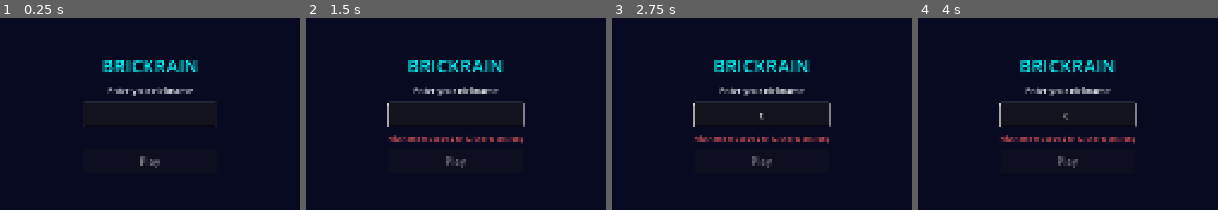
Above: before the commit, frames 1-4 (left to right).
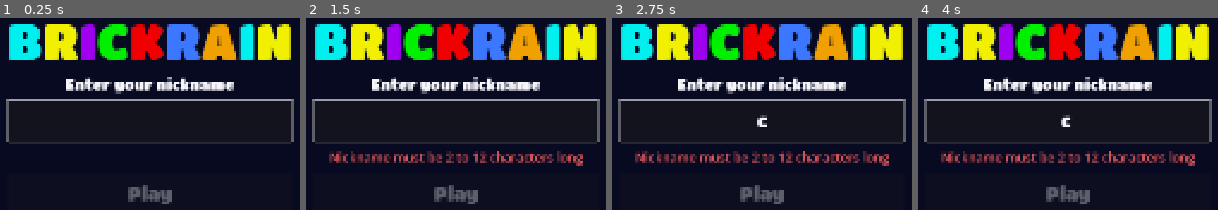
Above: after the commit, the same moments.

Repository: HectorIFC/BrickRain
Game: Godot game, scene res://scenes/Main.tscn
Same seed, same stepped clock (60 frames per second), same inputs: the game is played once before the commit and once after it.
Inputs (mouse positions are in pixels of both pictures, inside the frame that each line leads up to):
- Up to frame 1 (0.25 s): no input
- Up to frame 2 (1.5 s): tap Enter at 0.5 s; move the mouse to (555, 73) at 0.52 s; hold Right 0.53-1.25 s; tap X at 0.6 s; click (555, 73) at 0.67 s; tap Space at 0.77, 1.25 s; drag from (366, 152) to (outside the picture) at 1.27 s
- Up to frame 3 (2.75 s): tap Enter at 2 s; move the mouse to (outside the picture) at 2.02 s; hold Right from 2.03 s (still down); tap C at 2.1 s
- Up to frame 4 (4 s): release Right at 2.75 s; tap Space at 2.75, 3.77 s; drag from (outside the picture) to (outside the picture) at 2.77 s; tap Enter at 3.5 s; move the mouse to (outside the picture) at 3.52 s; hold Left from 3.53 s (still down); tap P at 3.6 s

The runs differ from the first frame. In frame 1, 23% of the frame differs, in the area x 2-98%, y 3-97%; in frame 2, 26%; in frame 3, 26%; in frame 4, 26%.

Commit message:
fix(godot): correct the false-record bug and make the web UI legible
Four issues found while playtesting the web build.

**Restarting replayed with a stale record.** GameScreen kept its own
_record_score and restarted itself from Pause and from Game Over, but the
record only came from main.gd when entering via the dashboard. So the second
run onwards compared against a stale value — usually 0 — and any score at all
counted as a new record, playing the victory fanfare every time. That is why
the defeat sound seemed never to play: it did, and was immediately followed by
the fanfare.

GameScreen now emits restart_requested and no longer restarts itself; main.gd
owns the single entry point and recomputes Leaderboard.top_score every run.
Verified across a dozen consecutive Play Agains: the record held at 961 and
none of the 236-272 point runs was announced as a record.

**Changing the nickname looked like it did nothing.** It always worked, but the
dashboard never displayed the current nickname — the only names on screen were
historical leaderboard rows, which correctly keep the name used at the time.
Added a "Playing as <nick>" line. Past entries stay as they were; renaming
history would diverge from source/logic/leaderboard.bs.

**Fonts were far too small for a web game.** Embedded TitanOne (SIL OFL 1.1,
54 KB) for display text, kept the default face for small body text where a
heavy display face reads worse. New scenes/ui_style.gd holds the sizes, colors
and a make_wordmark() helper that colors BRICKRAIN one letter per tetromino,
the same trick tools/generate_artwork.py already used for the Roku splash.
Sizes are up roughly 2-3x; each stat is now a small caption over a large value.

ui_style.gd is deliberately separate from core/theme.gd, which mirrors
source/theme.bs one-for-one — UI typography is web-only and putting it there
would drift the two cores.

**The Godot logo showed while loading.** project.godot had no boot_splash keys
at all. Added a BrickRain splash and icon, generated by extending
generate_artwork.py with a --target godot that writes to godot/assets/images/
and never touches the Roku artwork.

Also fixed while testing: space is the hard-drop key and also activates the
focused button, so a player's last drop dismissed the game-over screen before
they could read it. The overlay now ignores activations for 450 ms.

The layout smoke test was driving raw Control sizes with physical pixel values.
The project stretches canvas_items with aspect=expand against 1080x1920, so the
viewport is never smaller than that on either axis and a 900x460 window is
really ~3750x1920. It now uses design-space sizes and measures a layout that
can actually occur.

Godot logic:  Cases: 44, checks: 256, failed: 0
Godot layout: BRICKRAIN_LAYOUT_RESULT: PASS
Roku:         Cases: 44, checks: 256, failed: 0
Bundle:       27.14 MB raw, 7.10 MB zipped (4.90 -> 4.93 MB brotli)

Diff:
--- a/godot/project.godot
+++ b/godot/project.godot
@@ -9,6 +9,15 @@
 config/name="BrickRain"
 run/main_scene="res://scenes/Main.tscn"
 config/features=PackedStringArray("4.7", "GL Compatibility")
+config/icon="res://assets/images/icon.png"
+
+; Without these the engine shows the Godot logo while it loads, which is the
+; first thing an Instant Games player sees. bg_color matches the in-game
+; background (#080A22) so there is no colour flash between splash and game.
+boot_splash/bg_color=Color(0.031373, 0.039216, 0.133333, 1)
+boot_splash/image="res://assets/images/boot_splash.png"
+boot_splash/fullsize=false
+boot_splash/use_filter=true
 
 [autoload]
 
--- a/godot/scenes/dashboard.gd
+++ b/godot/scenes/dashboard.gd
@@ -11,6 +11,7 @@
 signal play_requested
 signal change_nickname_requested
 
+var _player_label: Label
 var _record_label: Label
 var _list: VBoxContainer
 var _empty_label: Label
@@ -34,17 +35,15 @@
 	column.add_theme_constant_override("separation", 14)
 	margin.add_child(column)
 
-	var title := Label.new()
-	title.text = "BRICKRAIN"
-	title.add_theme_font_size_override("font_size", 40)
-	title.add_theme_color_override("font_color", GameTheme.accent_color())
-	title.horizontal_alignment = HORIZONTAL_ALIGNMENT_CENTER
-	column.add_child(title)
+	column.add_child(UiStyle.make_wordmark("BRICKRAIN", UiStyle.SIZE_WORDMARK_SMALL))
 
-	_record_label = Label.new()
-	_record_label.add_theme_font_size_override("font_size", 22)
-	_record_label.add_theme_color_override("font_color", GameTheme.text_color())
-	_record_label.horizontal_alignment = HORIZONTAL_ALIGNMENT_CENTER
+	# Without this the current nickname is invisible here — the only names on
+	# screen are historical leaderboard rows, which keep the name used at the
+	# time, so changing it looks like it did nothing.
+	_player_label = UiStyle.make_label("", UiStyle.SIZE_STAT_LABEL, GameTheme.accent_color())
+	column.add_child(_player_label)
+
+	_record_label = UiStyle.make_label("", UiStyle.SIZE_STAT_LABEL, GameTheme.text_color())
 	column.add_child(_record_label)
 
 	# The list scrolls: the leaderboard holds up to 50 entries.
@@ -58,11 +57,9 @@
 	_list.add_theme_constant_override("separation", 4)
 	scroll.add_child(_list)
 
-	_empty_label = Label.new()
-	_empty_label.text = "No games yet — play one."
-	_empty_label.add_theme_font_size_override("font_size", 18)
-	_empty_label.add_theme_color_override("font_color", GameTheme.text_color())
-	_empty_label.horizontal_alignment = HORIZONTAL_ALIGNMENT_CENTER
+	_empty_label = UiStyle.make_label(
+		"No games yet — play one.", UiStyle.SIZE_ROW, GameTheme.text_color(), false
+	)
 	column.add_child(_empty_label)
 
 	var buttons := HBoxContainer.new()
@@ -70,27 +67,25 @@
 	buttons.alignment = BoxContainer.ALIGNMENT_CENTER
 	column.add_child(buttons)
 
-	var play := Button.new()
-	play.text = "Play"
-	play.add_theme_font_size_override("font_size", 24)
-	play.custom_minimum_size = Vector2(200, 56)
+	var play := UiStyle.make_button("Play")
+	play.custom_minimum_size = Vector2(340, 96)
 	play.pressed.connect(func(): play_requested.emit())
 	buttons.add_child(play)
 
-	var change := Button.new()
-	change.text = "Change Nickname"
-	change.add_theme_font_size_override("font_size", 18)
-	change.custom_minimum_size = Vector2(200, 56)
+	var change := UiStyle.make_button("Nickname", UiStyle.SIZE_BUTTON_SMALL)
+	change.custom_minimum_size = Vector2(300, 96)
 	change.pressed.connect(func(): change_nickname_requested.emit())
 	buttons.add_child(change)
 
 
-func refresh(leaderboard_state: Dictionary) -> void:
+func refresh(leaderboard_state: Dictionary, nickname: String = "") -> void:
 	for child in _list.get_children():
 		child.queue_free()
 
 	var entries: Array = leaderboard_state["entries"]
 	_empty_label.visible = entries.is_empty()
+	_player_label.text = "Playing as %s" % nickname
+	_player_label.visible = nickname != ""
 	_record_label.text = "Record to beat: %d" % Leaderboard.top_score(leaderboard_state)
 
 	for i in range(entries.size()):
@@ -112,20 +107,25 @@
 	box.add_theme_constant_override("separation", 12)
 	row.add_child(box)
 
-	box.add_child(_cell("%d." % rank, 60, HORIZONTAL_ALIGNMENT_RIGHT, GameTheme.accent_color()))
+	# Rank and score carry the display face so the numbers read at a glance;
+	# nickname and date stay on the body font, which is legible at this size.
+	box.add_child(_cell("%d." % rank, 90, HORIZONTAL_ALIGNMENT_RIGHT, GameTheme.accent_color(), true))
 	var name_cell := _cell(str(entry["nickname"]), 0, HORIZONTAL_ALIGNMENT_LEFT, GameTheme.text_color())
 	name_cell.size_flags_horizontal = Control.SIZE_EXPAND_FILL
 	box.add_child(name_cell)
-	box.add_child(_cell(str(entry["date"]), 120, HORIZONTAL_ALIGNMENT_CENTER, GameTheme.text_color()))
-	box.add_child(_cell(str(entry["score"]), 100, HORIZONTAL_ALIGNMENT_RIGHT, GameTheme.text_color()))
+	box.add_child(_cell(str(entry["date"]), 210, HORIZONTAL_ALIGNMENT_CENTER, GameTheme.text_color()))
+	box.add_child(_cell(str(entry["score"]), 170, HORIZONTAL_ALIGNMENT_RIGHT, GameTheme.text_color(), true))
 	return row
 
 
-func _cell(text: String, min_width: int, alignment: int, color: Color) -> Label:
-	var label := Label.new()
-	label.text = text
-	label.add_theme_font_size_override("font_size", 18)
-	label.add_theme_color_override("font_color", color)
+func _cell(
+	text: String,
+	min_width: int,
+	alignment: int,
+	color: Color,
+	display: bool = false
+) -> Label:
+	var label := UiStyle.make_label(text, UiStyle.SIZE_ROW, color, display)
 	label.horizontal_alignment = alignment
 	label.custom_minimum_size = Vector2(min_width, 0)
 	return label
--- a/godot/scenes/game.gd
+++ b/godot/scenes/game.gd
@@ -10,6 +10,11 @@
 
 signal game_finished(result: Dictionary)
 signal quit_requested
+# Asks the router to start a fresh run. This screen deliberately does NOT restart
+# itself: the record to beat comes from the leaderboard, which only main.gd owns,
+# so a self-restart would replay with a stale record and score every subsequent
+# run as a new one.
+signal restart_requested
 
 # Delay before new_record.ogg, so it does not overlap game_over.ogg.
 const RECORD_SOUND_DELAY_S := 0.9
@@ -102,10 +107,8 @@
 # On-screen controls for touch: hold has no natural gesture, and pause needs to
 # stay reachable without a keyboard.
 func _make_touch_button(text: String, action_name: String) -> Button:
-	var button := Button.new()
-	button.text = text
-	button.add_theme_font_size_override("font_size", 20)
-	button.custom_minimum_size = Vector2(72, 56)
+	var button := UiStyle.make_button(text, UiStyle.SIZE_TOUCH_BUTTON)
+	button.custom_minimum_size = Vector2(130, 96)
 	button.focus_mode = Control.FOCUS_NONE
 	button.pressed.connect(_on_action.bind(action_name))
 	return button
@@ -293,7 +296,7 @@
 		"resume":
 			_resume_game()
 		"restart":
-			start_game(_player_nickname, _record_score)
+			restart_requested.emit()
 		"quit":
 			_quit_to_dashboard()
 
@@ -353,7 +356,7 @@
 			_continue_used = true
 			Ads.show_ad()
 		"again":
-			start_game(_player_nickname, _record_score)
+			restart_requested.emit()
 		_:
 			_quit_to_dashboard()
 
--- a/godot/scenes/main.gd
+++ b/godot/scenes/main.gd
@@ -30,6 +30,7 @@
 	_game = GameScreen.new()
 	_game.game_finished.connect(_on_game_finished)
 	_game.quit_requested.connect(_show_dashboard)
+	_game.restart_requested.connect(_start_run)
 	add_child(_game)
 
 	# A known nickname skips straight to the dashboard on a returning visit.
@@ -54,7 +55,7 @@
 	_leaderboard = Storage.merge_leaderboards(_leaderboard, cloud)
 	Storage.save_leaderboard(_leaderboard)
 	if _dashboard.visible:
-		_dashboard.refresh(_leaderboard)
+		_dashboard.refresh(_leaderboard, _nickname)
 
 
 func _show_only(screen: Control) -> void:
@@ -72,7 +73,7 @@
 
 func _show_dashboard() -> void:
 	_show_only(_dashboard)
-	_dashboard.refresh(_leaderboard)
+	_dashboard.refresh(_leaderboard, _nickname)
 
 
 func _on_nickname_submitted(nickname: String) -> void:
@@ -82,8 +83,15 @@
 
 
 func _on_play_requested() -> void:
+	_start_run()
+
+
+# The single entry point for starting a run, whether from the dashboard or from
+# a Restart / Play Again inside the game. The record to beat is recomputed from
+# the leaderboard every time: it is the pre-game #1, not a personal best, and
+# not a value cached when the screen was first opened.
+func _start_run() -> void:
 	_show_only(_game)
-	# The record to beat is the pre-game leaderboard #1, not a personal best.
 	_game.start_game(_nickname, Leaderboard.top_score(_leaderboard))
 
 
--- a/godot/scenes/nickname_entry.gd
+++ b/godot/scenes/nickname_entry.gd
@@ -38,40 +38,28 @@
 	column.add_theme_constant_override("separation", 16)
 	center.add_child(column)
 
-	var title := Label.new()
-	title.text = "BRICKRAIN"
-	title.add_theme_font_size_override("font_size", 44)
-	title.add_theme_color_override("font_color", GameTheme.accent_color())
-	title.horizontal_alignment = HORIZONTAL_ALIGNMENT_CENTER
-	column.add_child(title)
-
-	var prompt := Label.new()
-	prompt.text = "Enter your nickname"
-	prompt.add_theme_font_size_override("font_size", 20)
-	prompt.add_theme_color_override("font_color", GameTheme.text_color())
-	prompt.horizontal_alignment = HORIZONTAL_ALIGNMENT_CENTER
-	column.add_child(prompt)
+	column.add_child(UiStyle.make_wordmark("BRICKRAIN"))
+	column.add_child(UiStyle.make_label(
+		"Enter your nickname", UiStyle.SIZE_PROMPT, GameTheme.text_color()
+	))
 
 	_edit = LineEdit.new()
-	_edit.custom_minimum_size = Vector2(320, 56)
+	_edit.custom_minimum_size = Vector2(560, 100)
 	_edit.max_length = 12
 	_edit.alignment = HORIZONTAL_ALIGNMENT_CENTER
-	_edit.add_theme_font_size_override("font_size", 24)
+	UiStyle.apply_display(_edit, UiStyle.SIZE_INPUT, GameTheme.text_color())
 	_edit.text_submitted.connect(_on_text_submitted)
 	_edit.text_changed.connect(_on_text_changed)
 	column.add_child(_edit)
 
-	_error = Label.new()
-	_error.add_theme_font_size_override("font_size", 16)
-	_error.add_theme_color_override("font_color", Color("F06060"))
-	_error.horizontal_alignment = HORIZONTAL_ALIGNMENT_CENTER
-	_error.custom_minimum_size = Vector2(320, 22)
+	# Body font: the rejection reason is a full sentence, and a heavy display
+	# face makes it harder to read, not easier.
+	_error = UiStyle.make_label("", UiStyle.SIZE_ERROR, Color("F06060"), false)
+	_error.custom_minimum_size = Vector2(560, 40)
 	column.add_child(_error)
 
-	_submit = Button.new()
-	_submit.text = "Play"
-	_submit.add_theme_font_size_override("font_size", 24)
-	_submit.custom_minimum_size = Vector2(320, 56)
+	_submit = UiStyle.make_button("Play")
+	_submit.custom_minimum_size = Vector2(560, 100)
 	_submit.pressed.connect(_on_submit_pressed)
 	column.add_child(_submit)
 
--- a/godot/scenes/overlays/menu_overlay.gd
+++ b/godot/scenes/overlays/menu_overlay.gd
@@ -11,10 +11,17 @@
 
 signal selection(id: String)
 
+# The overlay ignores activations for a moment after it appears. Space is the
+# hard-drop key AND activates the focused button, so without this a player
+# mid-drop dismisses the game-over screen with their own last keypress and
+# never sees the score.
+const ARM_DELAY_S := 0.45
+
 var _title: Label
 var _detail: Label
 var _buttons_box: VBoxContainer
 var _option_ids: Array[String] = []
+var _armed := false
 
 
 func _ready() -> void:
@@ -48,16 +55,10 @@
 	column.add_theme_constant_override("separation", 16)
 	panel.add_child(column)
 
-	_title = Label.new()
-	_title.add_theme_font_size_override("font_size", 34)
-	_title.add_theme_color_override("font_color", GameTheme.accent_color())
-	_title.horizontal_alignment = HORIZONTAL_ALIGNMENT_CENTER
+	_title = UiStyle.make_label("", UiStyle.SIZE_OVERLAY_TITLE, GameTheme.accent_color())
 	column.add_child(_title)
 
-	_detail = Label.new()
-	_detail.add_theme_font_size_override("font_size", 20)
-	_detail.add_theme_color_override("font_color", GameTheme.text_color())
-	_detail.horizontal_alignment = HORIZONTAL_ALIGNMENT_CENTER
+	_detail = UiStyle.make_label("", UiStyle.SIZE_OVERLAY_DETAIL, GameTheme.text_color())
 	column.add_child(_detail)
 
 	_buttons_box = VBoxContainer.new()
@@ -77,13 +78,19 @@
 
 	for option in options:
 		var id := str(option["id"])
-		var button := Button.new()
-		button.text = str(option["label"])
-		button.add_theme_font_size_override("font_size", 22)
-		button.custom_minimum_size = Vector2(260, 52)
+		var button := UiStyle.make_button(str(option["label"]))
+		button.custom_minimum_size = Vector2(520, 96)
 		button.pressed.connect(_on_pressed.bind(id))
 		_buttons_box.add_child(button)
 		_option_ids.append(id)
+
+	_arm_after_delay()
+
+
+func _arm_after_delay() -> void:
+	_armed = false
+	await get_tree().create_timer(ARM_DELAY_S).timeout
+	_armed = true
 
 
 # Focuses the first option so keyboard users can act without reaching for the
@@ -94,4 +101,6 @@
 
 
 func _on_pressed(id: String) -> void:
+	if not _armed:
+		return
 	selection.emit(id)
--- a/godot/scenes/side_panel.gd
+++ b/godot/scenes/side_panel.gd
@@ -7,13 +7,17 @@
 # Game lays this out as a column beside the well in landscape and as a strip
 # above it in portrait, which is what FR03 needs. Flipping BoxContainer.vertical
 # is all that takes.
+#
+# Each stat is a small caption over a large value rather than one two-line
+# label: the number is what the player glances at mid-game, so it carries the
+# display face at roughly twice the caption's size.
 
 const PREVIEW_COUNT := 3
 
 var _nickname_label: Label
-var _score_label: Label
-var _level_label: Label
-var _lines_label: Label
+var _score_value: Label
+var _level_value: Label
+var _lines_value: Label
 var _hold_preview: PiecePreview
 var _next_previews: Array[PiecePreview] = []
 var _root: BoxContainer
@@ -24,44 +28,57 @@
 func _ready() -> void:
 	var style := StyleBoxFlat.new()
 	style.bg_color = GameTheme.panel_color()
-	style.set_content_margin_all(12)
-	style.corner_radius_top_left = 8
-	style.corner_radius_top_right = 8
-	style.corner_radius_bottom_left = 8
-	style.corner_radius_bottom_right = 8
+	style.set_content_margin_all(16)
+	style.corner_radius_top_left = 10
+	style.corner_radius_top_right = 10
+	style.corner_radius_bottom_left = 10
+	style.corner_radius_bottom_right = 10
 	add_theme_stylebox_override("panel", style)
 	_build()
 
 
 func _build() -> void:
-	_root = _make_box(true, 12)
+	_root = _make_box(true, 16)
 	add_child(_root)
 
-	_nickname_label = _make_label("", 22, GameTheme.accent_color())
+	_nickname_label = UiStyle.make_label(
+		"", UiStyle.SIZE_STAT_LABEL, GameTheme.accent_color()
+	)
 	_root.add_child(_nickname_label)
 
-	_stats_box = _make_box(true, 6)
+	_stats_box = _make_box(true, 12)
 	_root.add_child(_stats_box)
-	_score_label = _make_label("SCORE\n0", 20, GameTheme.text_color())
-	_level_label = _make_label("LEVEL\n1", 20, GameTheme.text_color())
-	_lines_label = _make_label("LINES\n0", 20, GameTheme.text_color())
-	_stats_box.add_child(_score_label)
-	_stats_box.add_child(_level_label)
-	_stats_box.add_child(_lines_label)
+	_score_value = _add_stat("SCORE", "0")
+	_level_value = _add_stat("LEVEL", "1")
+	_lines_value = _add_stat("LINES", "0")
 
 	# The slot row stays horizontal in both orientations. Stacking four previews
 	# vertically makes the panel taller than a short landscape viewport, which
 	# pushes the well off the bottom of the screen.
-	_slots_box = _make_box(false, 8)
+	_slots_box = _make_box(false, 12)
 	_root.add_child(_slots_box)
-	_slots_box.add_child(_make_label("HOLD", 16, GameTheme.text_color()))
+	_slots_box.add_child(_make_slot_label("HOLD"))
 	_hold_preview = _make_preview()
 	_slots_box.add_child(_hold_preview)
-	_slots_box.add_child(_make_label("NEXT", 16, GameTheme.text_color()))
+	_slots_box.add_child(_make_slot_label("NEXT"))
 	for _i in range(PREVIEW_COUNT):
 		var preview := _make_preview()
 		_slots_box.add_child(preview)
 		_next_previews.append(preview)
+
+
+# Caption above value; returns the value label so callers can update it.
+func _add_stat(caption: String, initial: String) -> Label:
+	var group := _make_box(true, 0)
+	group.add_child(_make_slot_label(caption))
+	var value := UiStyle.make_label(initial, UiStyle.SIZE_STAT_VALUE, GameTheme.text_color())
+	group.add_child(value)
+	_stats_box.add_child(group)
+	return value
+
+
+func _make_slot_label(text: String) -> Label:
+	return UiStyle.make_label(text, UiStyle.SIZE_SLOT_LABEL, GameTheme.text_color())
 
 
 func _make_box(vertical: bool, separation: int) -> BoxContainer:
@@ -71,18 +88,9 @@
 	return box
 
 
-func _make_label(text: String, font_size: int, color: Color) -> Label:
-	var label := Label.new()
-	label.text = text
-	label.add_theme_font_size_override("font_size", font_size)
-	label.add_theme_color_override("font_color", color)
-	label.vertical_alignment = VERTICAL_ALIGNMENT_CENTER
-	return label
-
-
 func _make_preview() -> PiecePreview:
 	var preview := PiecePreview.new()
-	preview.custom_minimum_size = Vector2(60, 44)
+	preview.custom_minimum_size = Vector2(96, 72)
 	return preview
 
 
@@ -101,9 +109,9 @@
 
 
 func set_stats(score: int, level: int, lines: int) -> void:
-	_score_label.text = "SCORE\n" + str(score)
-	_level_label.text = "LEVEL\n" + str(level)
-	_lines_label.text = "LINES\n" + str(lines)
+	_score_value.text = str(score)
+	_level_value.text = str(level)
+	_lines_value.text = str(lines)
 
 
 func set_hold(piece_type: String) -> void:
--- /dev/null
+++ b/godot/scenes/ui_style.gd
@@ -0,0 +1,97 @@
+class_name UiStyle
+extends RefCounted
+
+# Typography for the web UI: sizes, colors and the display font.
+#
+# This is deliberately NOT part of core/theme.gd. That file mirrors
+# source/theme.bs one-for-one and holds the *game* palette, which both
+# implementations must agree on. UI typography is web-only — putting it there
+# would create exactly the drift CONTRIBUTING.md warns about.
+#
+# Sizes are in the 1080x1920 design space. The project stretches with
+# canvas_items/expand, so they scale proportionally on any viewport; what
+# matters is the ratio to the 1080 width, not the pixel value on your monitor.
+#
+# TitanOne is used only for display text. It is a heavy rounded display face —
+# excellent for the wordmark, score and buttons, poor for the small leaderboard
+# rows and validation messages, which stay on the default font.
+
+const DISPLAY_FONT_PATH := "res://assets/fonts/TitanOne-Regular.ttf"
+
+const SIZE_WORDMARK := 120
+const SIZE_WORDMARK_SMALL := 84
+const SIZE_OVERLAY_TITLE := 80
+const SIZE_PROMPT := 36
+const SIZE_INPUT := 44
+const SIZE_BUTTON := 44
+const SIZE_BUTTON_SMALL := 34
+const SIZE_OVERLAY_DETAIL := 40
+const SIZE_STAT_LABEL := 30
+const SIZE_STAT_VALUE := 60
+const SIZE_SLOT_LABEL := 28
+const SIZE_ROW := 32
+const SIZE_ERROR := 30
+const SIZE_TOUCH_BUTTON := 34
+
+static var _display_font: FontFile = null
+
+
+static func display_font() -> FontFile:
+	if _display_font == null:
+		_display_font = load(DISPLAY_FONT_PATH)
+	return _display_font
+
+
+# Heavy display face. Buttons carry hover/pressed/disabled colors too, otherwise
+# the default theme colors leak through on interaction and the text changes hue
+# mid-click.
+static func apply_display(control: Control, size: int, color: Color) -> void:
+	control.add_theme_font_override("font", display_font())
+	control.add_theme_font_size_override("font_size", size)
+	_apply_colors(control, color)
+
+
+static func apply_body(control: Control, size: int, color: Color) -> void:
+	control.add_theme_font_size_override("font_size", size)
+	_apply_colors(control, color)
+
+
+static func _apply_colors(control: Control, color: Color) -> void:
+	control.add_theme_color_override("font_color", color)
+	if control is Button:
+		control.add_theme_color_override("font_hover_color", color.lightened(0.25))
+		control.add_theme_color_override("font_pressed_color", color.lightened(0.4))
+		control.add_theme_color_override("font_focus_color", color)
+		control.add_theme_color_override("font_disabled_color", Color(color, 0.35))
+
+
+static func make_label(text: String, size: int, color: Color, display: bool = true) -> Label:
+	var label := Label.new()
+	label.text = text
+	label.horizontal_alignment = HORIZONTAL_ALIGNMENT_CENTER
+	if display:
+		apply_display(label, size, color)
+	else:
+		apply_body(label, size, color)
+	return label
+
+
+static func make_button(text: String, size: int = SIZE_BUTTON) -> Button:
+	var button := Button.new()
+	button.text = text
+	apply_display(button, size, GameTheme.text_color())
+	return button
+
+
+# The wordmark: one Label per letter, colored from the tetromino palette, the
+# same trick tools/generate_artwork.py uses for the splash. Index 0 of the
+# palette is the empty-cell color, so letters cycle through 1..7.
+static func make_wordmark(text: String, size: int = SIZE_WORDMARK) -> HBoxContainer:
+	var box := HBoxContainer.new()
+	box.alignment = BoxContainer.ALIGNMENT_CENTER
+	box.add_theme_constant_override("separation", 0)
+	var palette := GameTheme.cell_colors()
+	for i in range(text.length()):
+		var letter := UiStyle.make_label(text[i], size, palette[(i % 7) + 1])
+		box.add_child(letter)
+	return box
--- a/godot/tests/smoke_layout.gd
+++ b/godot/tests/smoke_layout.gd
@@ -68,9 +68,15 @@
 	await get_tree().process_frame
 	game.start_game("Tester", 0)
 
-	await _assert_orientation(game, Vector2(460, 900), true, "portrait 460x900")
-	await _assert_orientation(game, Vector2(900, 460), false, "landscape 900x460")
+	# Sizes are in the PROJECT design space, not physical pixels. The project
+	# stretches canvas_items with aspect=expand against a 1080x1920 base, so the
+	# viewport is never smaller than that on either axis — whichever dimension
+	# has surplus grows. A physical 900x460 window becomes ~3750x1920 here.
+	# Driving raw Control sizes with physical numbers measures a layout that
+	# cannot occur and makes the panel look far wider than it really is.
 	await _assert_orientation(game, Vector2(1080, 1920), true, "portrait 1080x1920")
+	await _assert_orientation(game, Vector2(1080, 2400), true, "portrait tall 1080x2400")
+	await _assert_orientation(game, Vector2(3750, 1920), false, "landscape 3750x1920")
 	game.queue_free()
 
 
Binary file added: godot/assets/fonts/TitanOne-Regular.ttf
Not shown, added: godot/assets/fonts/TitanOne-Regular.ttf.import
Binary file added: godot/assets/images/boot_splash.png
Not shown, added: godot/assets/images/boot_splash.png.import
Binary file added: godot/assets/images/icon.png
Not shown, added: godot/assets/images/icon.png.import
Not shown, added: godot/scenes/ui_style.gd.uid
Not shown, changed: tools/generate_artwork.py
